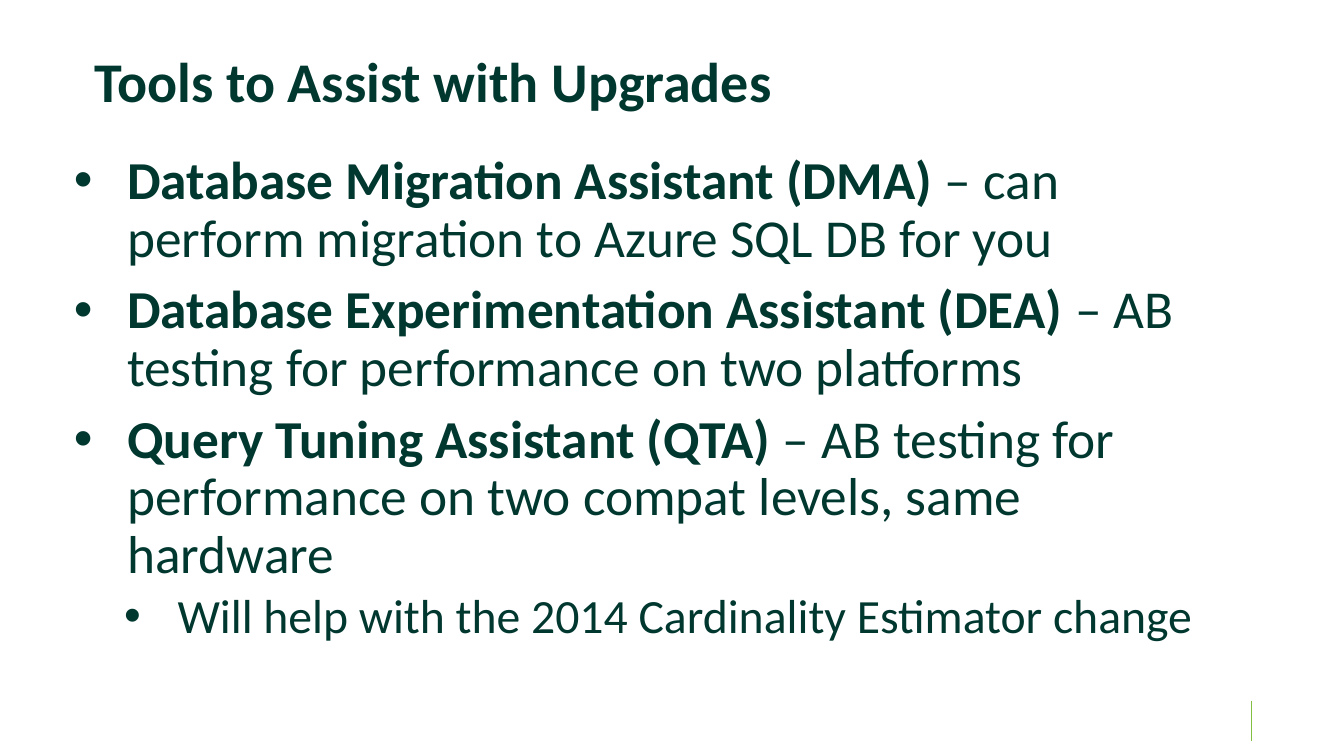
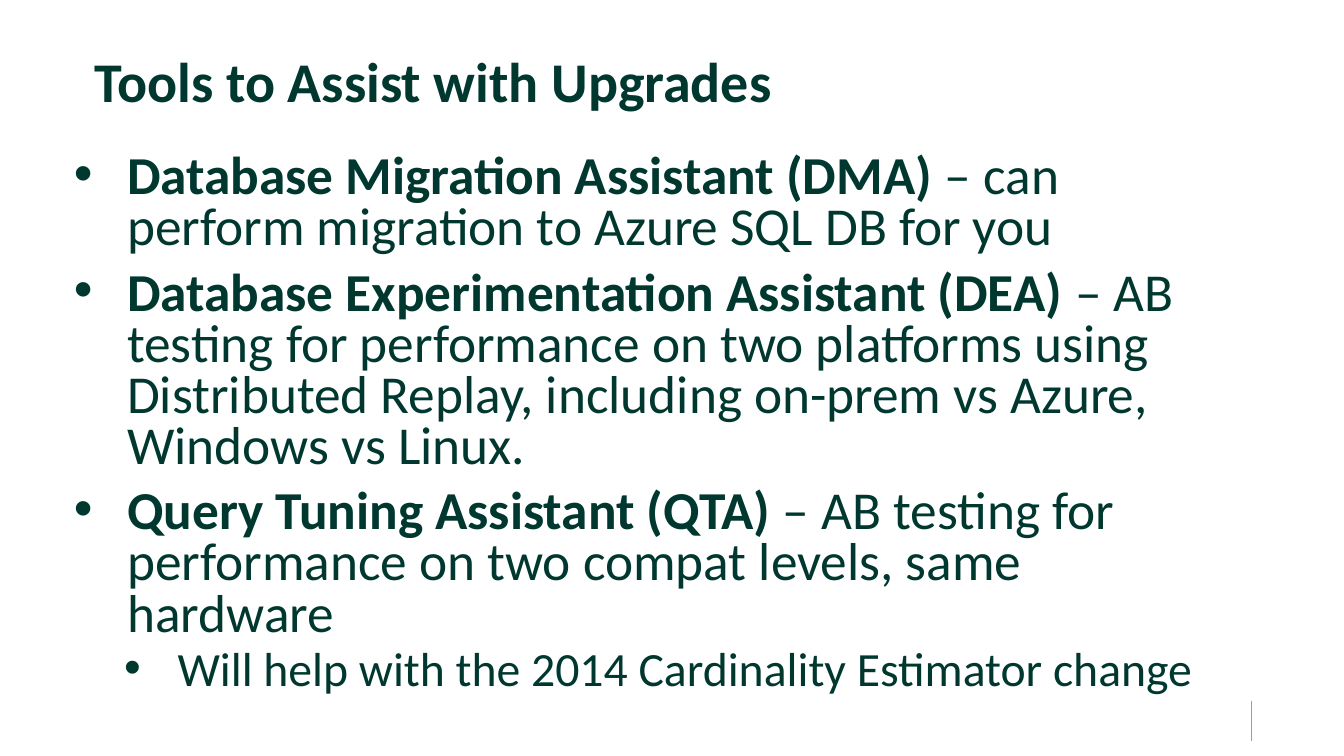
Before and after one commit to williamadba/Public-Presentations, a slide deck: slide 8 of Data Architecture Virtual User Group/What's New in SQL 2019.pptx. Drawn at 1344x756 pixels with LibreOffice and Linux fonts; fonts in the diff are those of the drawing; background and template pictures are left out. Boxes give left, top, right and bottom in pixels: in the first picture for what was removed or moved away, otherwise in the second. Text is boxed around its words. In the diff, an @@ line names an element or a change of style, - is before the commit and + after.

```diff
--- a/Data Architecture Virtual User Group/What's New in SQL 2019.pptx
+++ b/Data Architecture Virtual User Group/What's New in SQL 2019.pptx
@@ text at box(127, 154, 1192, 695): line spacing 0.9 to 0.8 @@
@@ text at box(127, 271, 1174, 465): text changed @@
-• Database Experimentation Assistant (DEA) – AB testing for performance on two platforms
+• Database Experimentation Assistant (DEA) – AB testing for performance on two platforms using Distributed Replay, including on-prem vs Azure, Windows vs Linux.
```
Also in this commit, not shown: 2 other slides changed.
